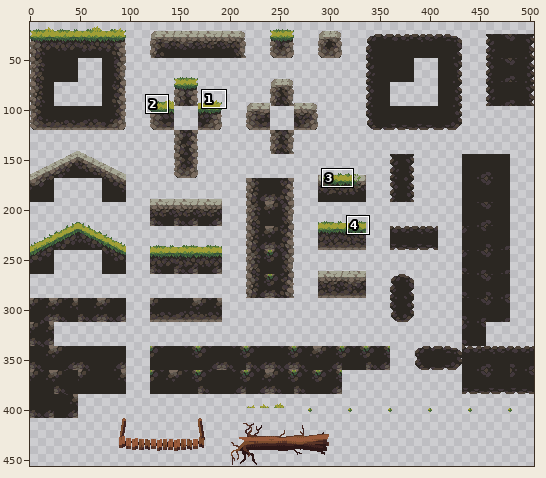
A sprite sheet gets an edit: Assets/Tiled/Tileset/TileSet.png. Above, an overview of the earlier version with the close-up marked.
Close-up. Before the commit:
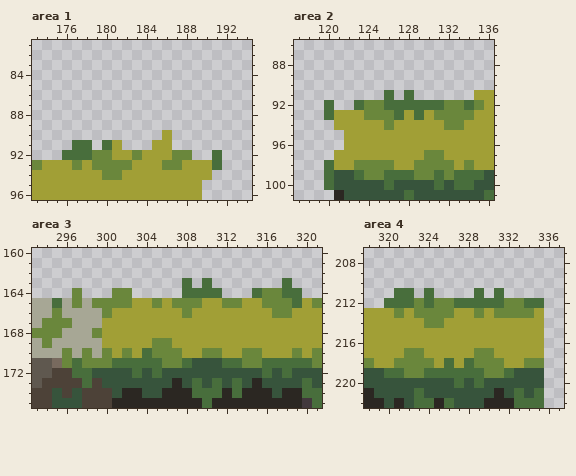
The file is 504x456 pixels. Shown: area 1: x 173..194, y 81..96; area 2: x 117..136, y 86..101; area 3: x 293..321, y 160..175; area 4: x 318..337, y 207..222. The wide view leaves out empty margins. The commit also changed other parts of the picture, which this record leaves out.
Now the later version:
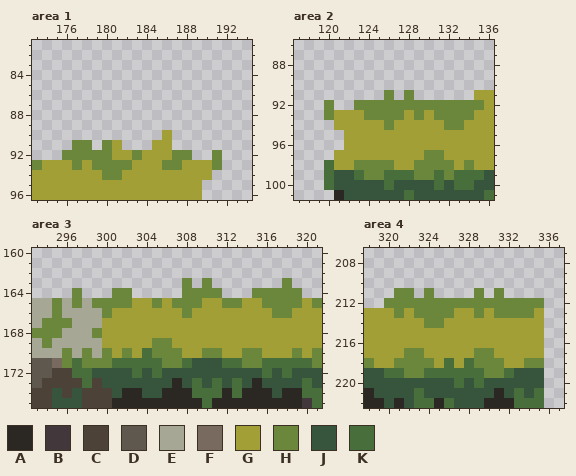
Palette (. is transparent): A #2b2722  B #42383c  C #4d4238  D #5f584f  E #a7a795  F #786a5e  G #a19f36  H #6a873c  J #37543c  K #486e3c
What changed:
Area 1:
y 91: x 177..178 KK -> HH; x 180 K -> H
y 92: x 176..178 KKK -> HHH; x 191 K -> H
y 93: x 191 K -> H
Area 2:
y 91: x 126 K -> H; x 128 K -> H
y 92: x 120 K -> H; x 123 K -> H; x 126..131 KKKKKK -> HHHHHH; x 134 K -> H
y 93: x 120 K -> H; x 127 K -> H; x 129 K -> H
Area 3:
y 163: x 308 K -> H; x 310 K -> H; x 318 K -> H
y 164: x 308..311 KKKK -> HHHH; x 315 K -> H; x 318..319 KK -> HH
y 165: x 295 K -> H; x 319 K -> H
Area 4:
y 211: x 321..322 KK -> HH; x 324 K -> H; x 329 K -> H; x 331 K -> H
y 212: x 320..322 KKK -> HHH; x 324 K -> H; x 327..331 KKKKK -> HHHHH; x 334..335 KK -> HH
